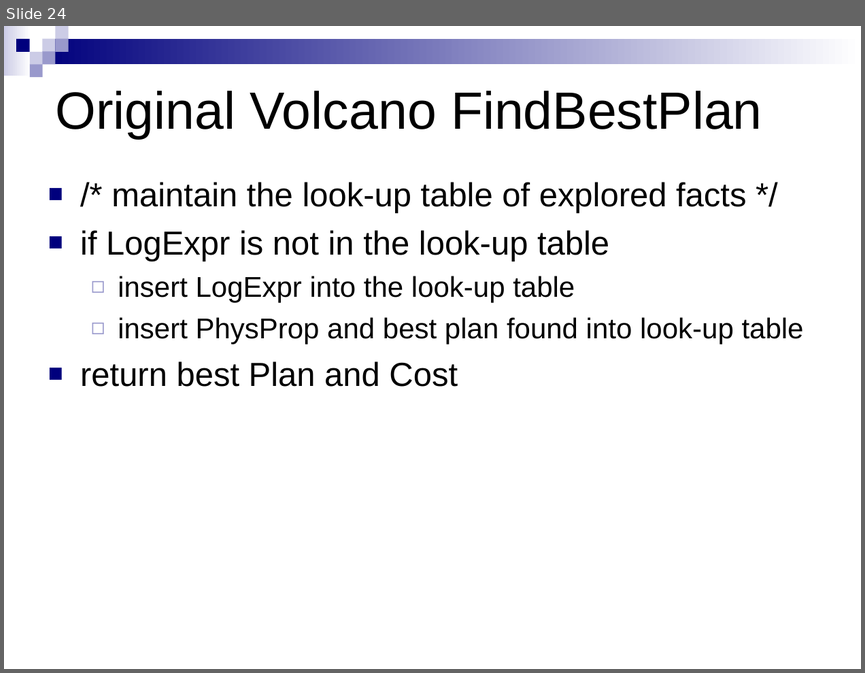
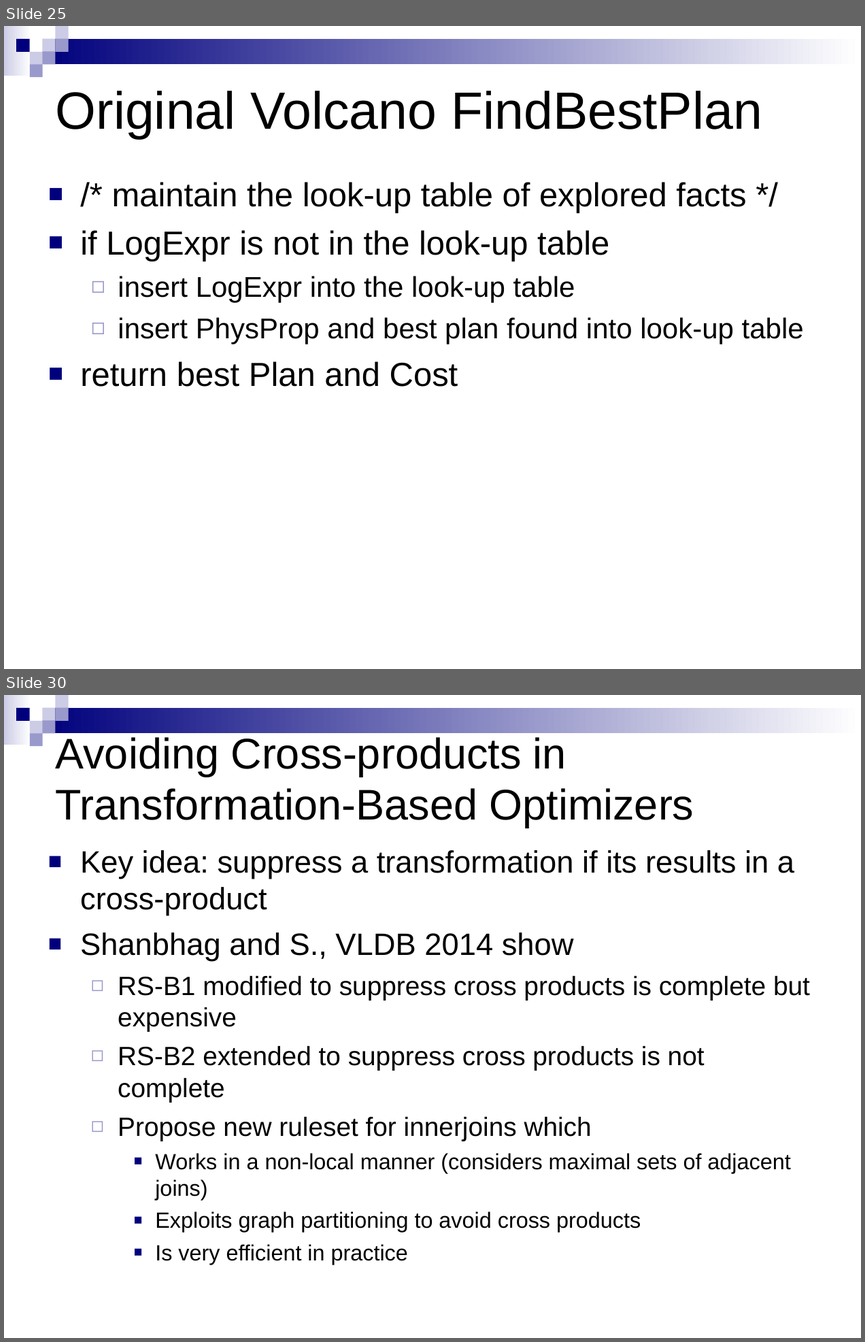
Before and after one commit to sungsoo/sungsoo.github.io, a slide deck: articles/VolcanoOptimizer.ppt. Shown one above the other, each under a label of ours: slide 24 before the commit, slides 25 and 30 after it; the slides between them are not shown. The pictures are 865x673 and 865x1342 pixels, drawn with LibreOffice and Linux fonts; fonts in the diff are those of the drawing. Boxes give left, top, right and bottom in pixels: in the first picture for what was removed or moved away, otherwise in the second. Text is boxed around its words. In the diff, an @@ line names an element or a change of style, - is before the commit and + after.

```diff
--- a/articles/VolcanoOptimizer.ppt
+++ b/articles/VolcanoOptimizer.ppt
@@ slide 30 added at bbox=[4, 695, 861, 1338], background #FFFFFF; not listed: 9 template elements that a slide beside it also shows @@
@@ title added at bbox=[56, 737, 694, 828], 36 pt, text #000000 @@
+Avoiding Cross-products in Transformation-Based Optimizers
@@ text added at bbox=[80, 850, 810, 1264], 22.2 pt, text #000000 @@
+■ Key idea: suppress a transformation if its results in a cross-product
+■ Shanbhag and S., VLDB 2014 show
+  ◻ RS-B1 modified to suppress cross products is complete but expensive
+  ◻ RS-B2 extended to suppress cross products is not complete
+  ◻ Propose new ruleset for innerjoins which
+    ■ Works in a non-local manner (considers maximal sets of adjacent joins)
+    ■ Exploits graph partitioning to avoid cross products
+    ■ Is very efficient in practice
@@ what was slide 24 is now slide 25 @@
```
Also in this commit, not shown: 1 slide changed, 6 other slides added, 5 other files.
